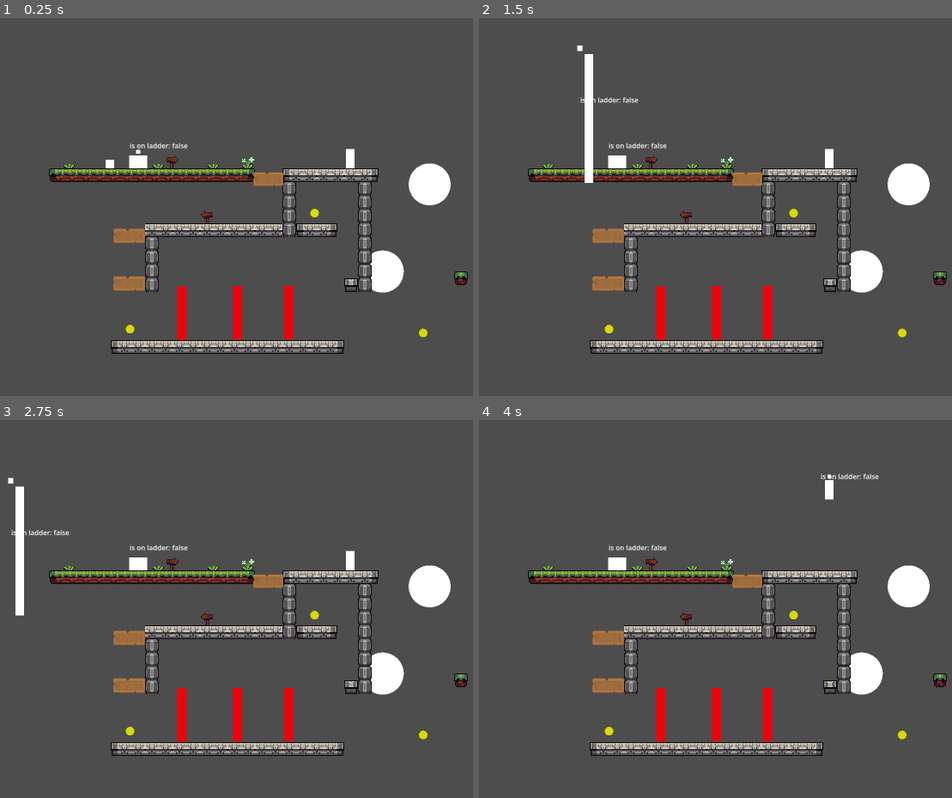
Above: before the commit, frames 1-4 (two rows, left to right).
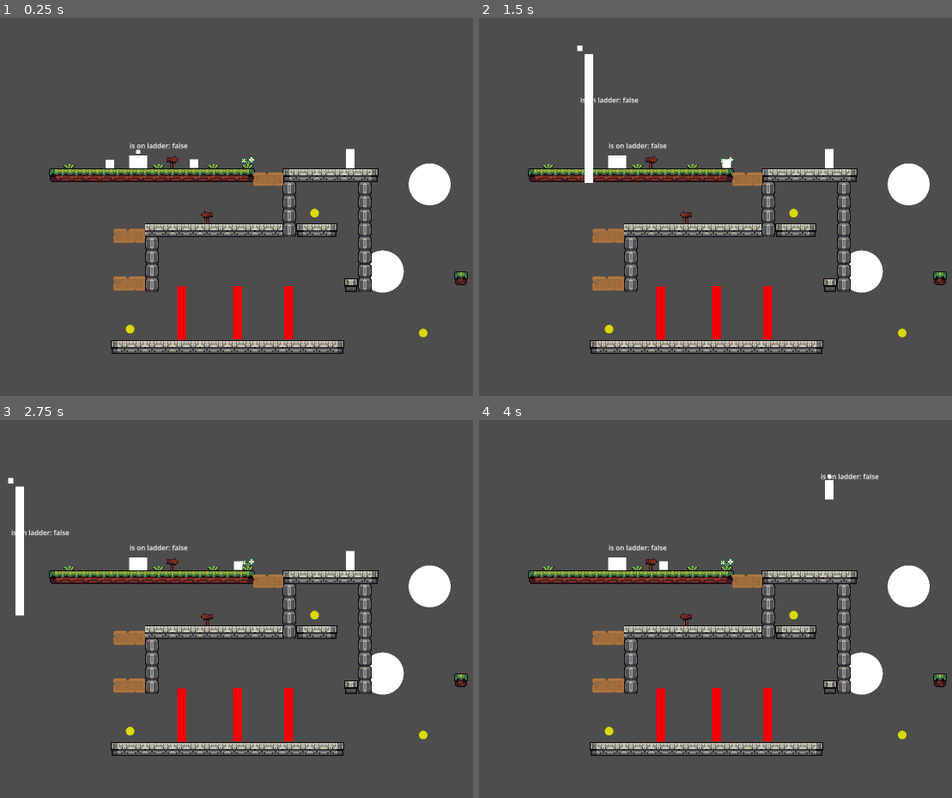
Above: after the commit, the same moments.

Repository: sighyuel/The-Cursed-Little-Pigs
Game: Godot game, scene res://test-stuff/levels/test-level.tscn
Two runs of this game, one before a commit and one after it. Both use one fixed random seed, a clock stepped at 60 frames per second and the inputs below.
Inputs:
- Up to frame 1 (0.25 s): no input
- Up to frame 2 (1.5 s): hold X (Y) 0.53-1.28 s; hold C (Right Bumper) from 0.53 s (still down); tap Space (A) at 0.6 s; tap Up (ui_up) at 0.77 s; tap X (Y) at 1.35 s
- Up to frame 3 (2.75 s): tap Up (ui_up) at 1.52 s; tap Space (A) at 1.55, 2.1 s; release C (Right Bumper) at 2.03 s; hold Left (ui_left) from 2.03 s (still down); hold X (Y) from 2.03 s (still down)
- Up to frame 4 (4 s): release Left (ui_left) at 2.78 s; release X (Y) at 2.78 s; hold C (Right Bumper) from 2.78 s (still down); tap Z (B) at 2.85 s; tap Up (ui_up) at 3.02, 3.77 s; tap Space (A) at 3.05 s; hold X (Y) from 3.53 s (still down)

The runs differ from the first frame. In frame 1, less than 0.1% of the frame differs, in the area x 40-42%, y 37-40%; in frame 2, less than 0.1%; in frame 3, less than 0.1%, in the area x 49-52%, y 37-40%; in frame 4, less than 0.1%.

Commit message:
Rearranged Folders
- Moved Scenes/Scripts in proper folders

Diff:
--- a/test-project/scenes/area_2d.tscn
+++ b/test-project/scenes/Hazards/PatrolEnemy.tscn
@@ -1,13 +1,13 @@
 [gd_scene format=3 uid="uid://1oonbtfb2xx2"]
 
-[ext_resource type="Script" uid="uid://dk27d46yd7qxh" path="res://scenes/area_2d.gd" id="1_svk5y"]
+[ext_resource type="Script" uid="uid://dk27d46yd7qxh" path="res://scripts/Hazards/PatrolEnemy.gd" id="1_4e83o"]
 
 [sub_resource type="CanvasTexture" id="CanvasTexture_dl81w"]
 
 [sub_resource type="RectangleShape2D" id="RectangleShape2D_5rgpn"]
 
-[node name="Area2D" type="Area2D" unique_id=812782412]
-script = ExtResource("1_svk5y")
+[node name="PatrolEnemy" type="Area2D" unique_id=812782412]
+script = ExtResource("1_4e83o")
 
 [node name="Sprite2D" type="Sprite2D" parent="." unique_id=669148822]
 scale = Vector2(20, 20)
--- a/test-project/scenes/Level Object Scenes/circle saw.tscn
+++ b/test-project/scenes/Hazards/circle saw.tscn
@@ -1,6 +1,6 @@
 [gd_scene format=3 uid="uid://bcb2xewaflgml"]
 
-[ext_resource type="Script" uid="uid://wtau3joakgub" path="res://scripts/Level Objects/circle_saw.gd" id="1_13jwt"]
+[ext_resource type="Script" uid="uid://wtau3joakgub" path="res://scripts/Hazards/circle_saw.gd" id="1_13jwt"]
 
 [sub_resource type="CircleShape2D" id="CircleShape2D_22jcu"]
 
--- a/test-project/test-stuff/levels/test-level.tscn
+++ b/test-project/test-stuff/levels/test-level.tscn
@@ -10,8 +10,9 @@
 [ext_resource type="PackedScene" uid="uid://c8c0bdpifhdkg" path="res://scenes/Character Scenes/may.tscn" id="6_4oln7"]
 [ext_resource type="PackedScene" uid="uid://caygxpvg85prd" path="res://scenes/Level Object Scenes/Collectible-Key.tscn" id="7_mhhr2"]
 [ext_resource type="PackedScene" uid="uid://lot82cr82vef" path="res://test-stuff/scenes/pogo.tscn" id="8_j7nd3"]
-[ext_resource type="PackedScene" uid="uid://bcb2xewaflgml" path="res://scenes/Level Object Scenes/circle saw.tscn" id="9_4q5fk"]
-[ext_resource type="PackedScene" uid="uid://dv5o6w3dq7fij" path="res://scenes/Level Object Scenes/ladder.tscn" id="10_7x2h6"]
+[ext_resource type="PackedScene" uid="uid://bcb2xewaflgml" path="res://scenes/Hazards/circle saw.tscn" id="9_4q5fk"]
+[ext_resource type="PackedScene" uid="uid://dh8oglowmwkph" path="res://scenes/Level Object Scenes/ladder.tscn" id="10_7x2h6"]
+[ext_resource type="PackedScene" uid="uid://1oonbtfb2xx2" path="res://scenes/Hazards/PatrolEnemy.tscn" id="13_h4r5i"]
 
 [sub_resource type="TileSetAtlasSource" id="TileSetAtlasSource_5klk1"]
 texture = ExtResource("1_iul4n")
@@ -2038,7 +2039,6 @@
 unique_name_in_owner = true
 position = Vector2(-304, -255)
 health = 0
-MAX_VELOCITY = 30.0
 
 [node name="Camera2D" type="Camera2D" parent="." unique_id=777209548]
 offset = Vector2(0, -160.32)
@@ -2066,3 +2066,6 @@
 [node name="CircleSaw2" parent="Kill Zones" unique_id=9222628 instance=ExtResource("9_4q5fk")]
 position = Vector2(375, -203)
 scale = Vector2(4.88, 4.88)
+
+[node name="PatrolEnemy" parent="." unique_id=812782412 instance=ExtResource("13_h4r5i")]
+position = Vector2(-199, -251)
Renamed: test-project/scenes/area_2d.gd -> test-project/scripts/Hazards/PatrolEnemy.gd
Renamed: test-project/scenes/area_2d.gd.uid -> test-project/scripts/Hazards/PatrolEnemy.gd.uid
Renamed: test-project/scripts/Level Objects/circle_saw.gd -> test-project/scripts/Hazards/circle_saw.gd
Renamed: test-project/scripts/Level Objects/circle_saw.gd.uid -> test-project/scripts/Hazards/circle_saw.gd.uid
Not shown: 1 places in test-project/test-stuff/levels/test-level.tscn that only renumber resources
